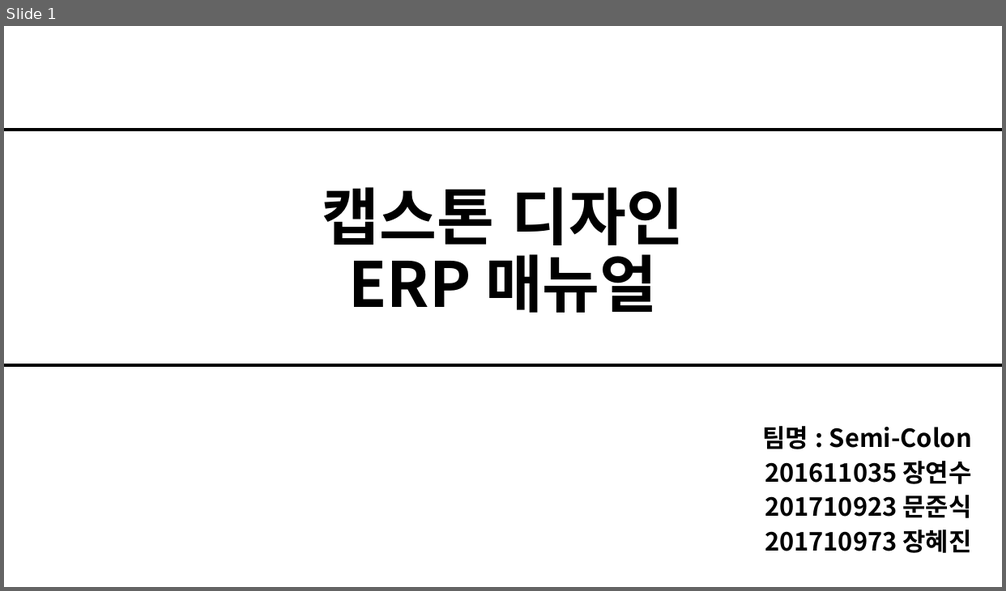
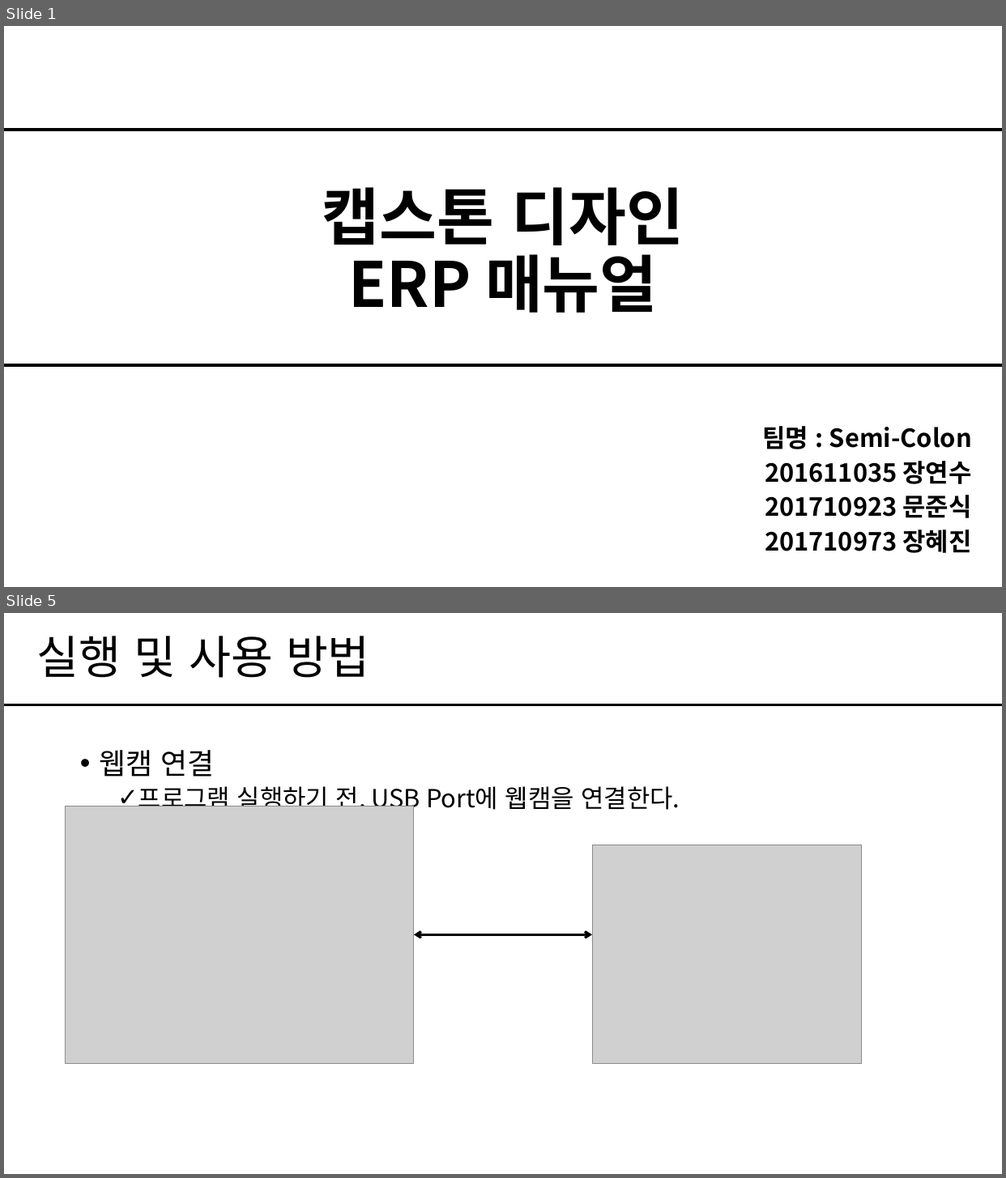
Before and after one commit to Semicolon-JangHyeJin/sc-grad-doc, a slide deck: Document/7. 매뉴얼/[ERP]매뉴얼_Ver1.0.0_Semi-Colon.pptx. Shown one above the other, each under a label of ours: slide 1 before the commit, slides 1 and 5 after it; the slides between them are not shown. The pictures are 1006x591 and 1006x1178 pixels, drawn with LibreOffice and Linux fonts; fonts in the diff are those of the drawing; grey boxes stand for pictures. Boxes give left, top, right and bottom in pixels: in the first picture for what was removed or moved away, otherwise in the second. Text is boxed around its words. In the diff, an @@ line names an element or a change of style, - is before the commit and + after.

```diff
--- a/Document/7. 매뉴얼/[ERP]매뉴얼_Ver1.0.0_Semi-Colon.pptx
+++ b/Document/7. 매뉴얼/[ERP]매뉴얼_Ver1.0.0_Semi-Colon.pptx
@@ slide 5 added at <box>4,613,1002,1174</box>, background #FFFFFF @@
@@ title added at <box>37,636,370,678</box>, 44 pt, text #000000 @@
+실행 및 사용 방법
@@ line added from (4, 705) to (1002, 705), #000000 2.25 pt @@
@@ text added at <box>99,750,680,814</box>, 24 pt, text #000000 @@
+• 웹캠 연결
+  ✓ 프로그램 실행하기 전, USB Port에 웹캠을 연결한다.
@@ picture added at <box>65,806,414,1063</box> @@
@@ picture added at <box>592,845,862,1063</box> @@
@@ double arrow added from (414, 935) to (592, 935), #000000 2.25 pt @@
```
Also in this commit, not shown: 2 slides changed, 7 other slides added, 3 slides removed, 3 other files.
